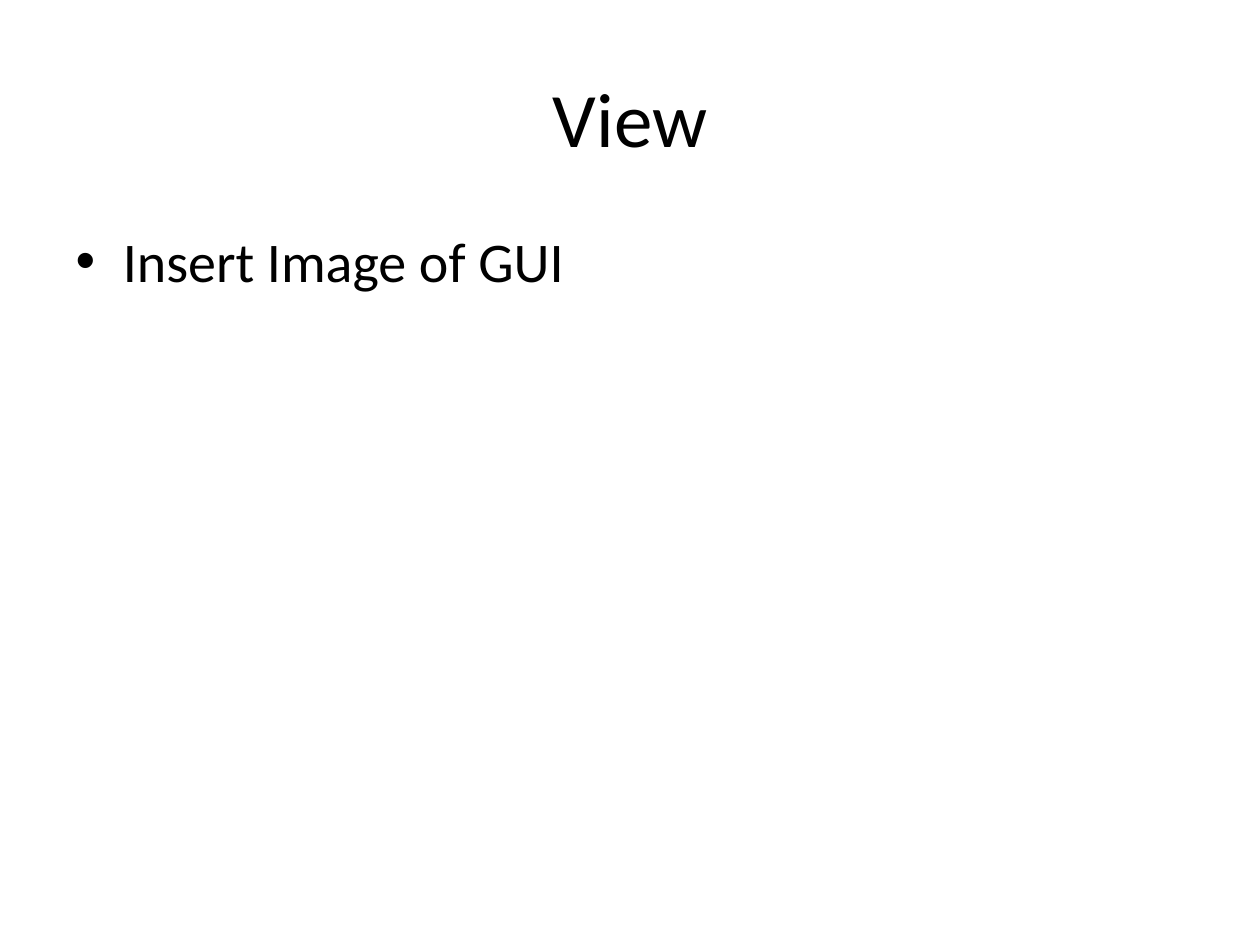
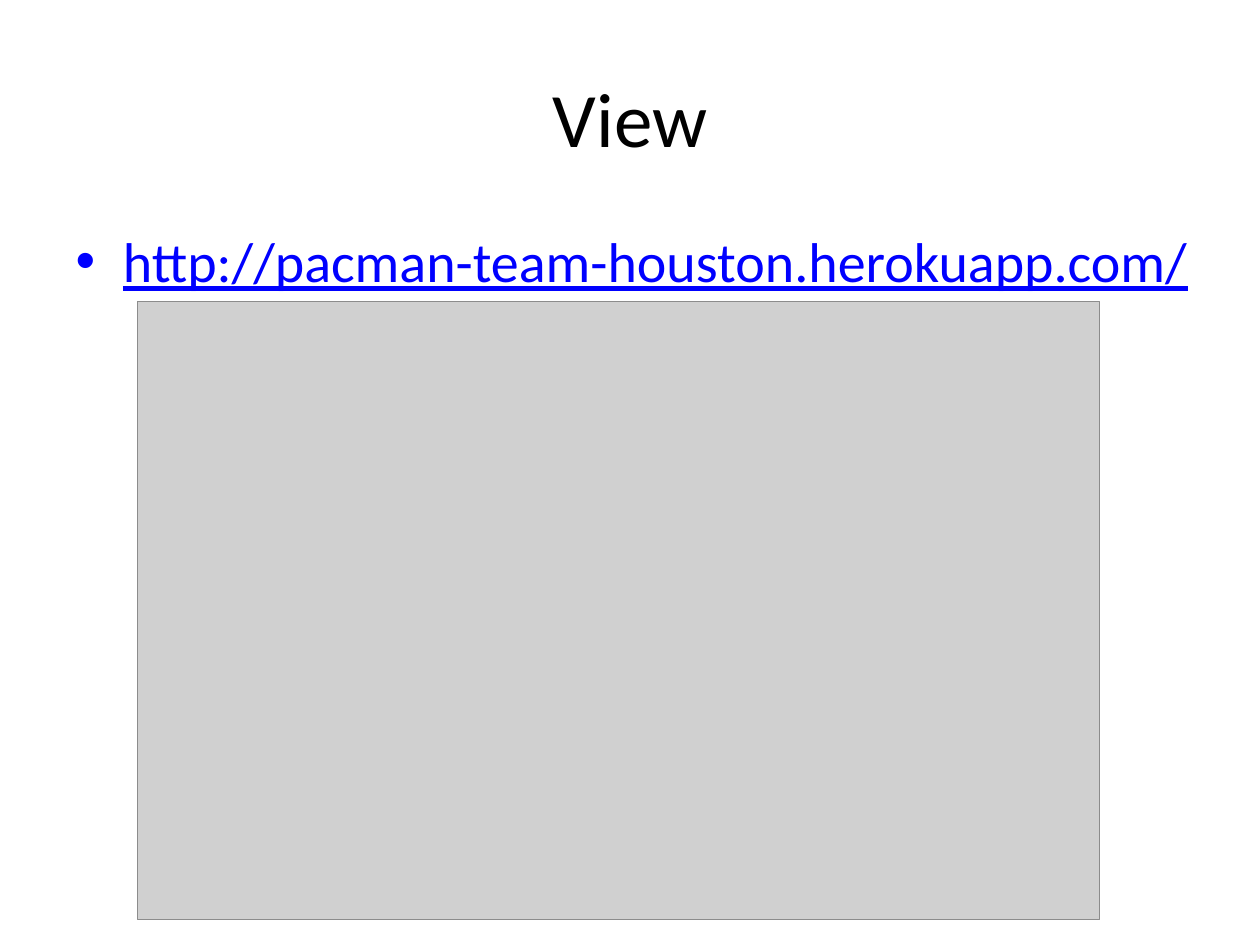
Before and after one commit to 11manu96/comp504-H7, a slide deck: slide 10 of src/main/resources/hw7_presentation.pptx. Drawn at 1260x945 pixels with LibreOffice and Linux fonts; fonts in the diff are those of the drawing; grey boxes stand for pictures. Boxes give left, top, right and bottom in pixels: in the first picture for what was removed or moved away, otherwise in the second. Text is boxed around its words. In the diff, an @@ line names an element or a change of style, - is before the commit and + after.

```diff
--- a/src/main/resources/hw7_presentation.pptx
+++ b/src/main/resources/hw7_presentation.pptx
@@ text at [123, 243, 1187, 291]: text changed; text colour #000000 to #0000FF @@
-• Insert Image of GUI
+• http://pacman-team-houston.herokuapp.com/
@@ picture added at [137, 301, 1100, 919] @@
```
Also in this commit, not shown: 3 other slides changed.
